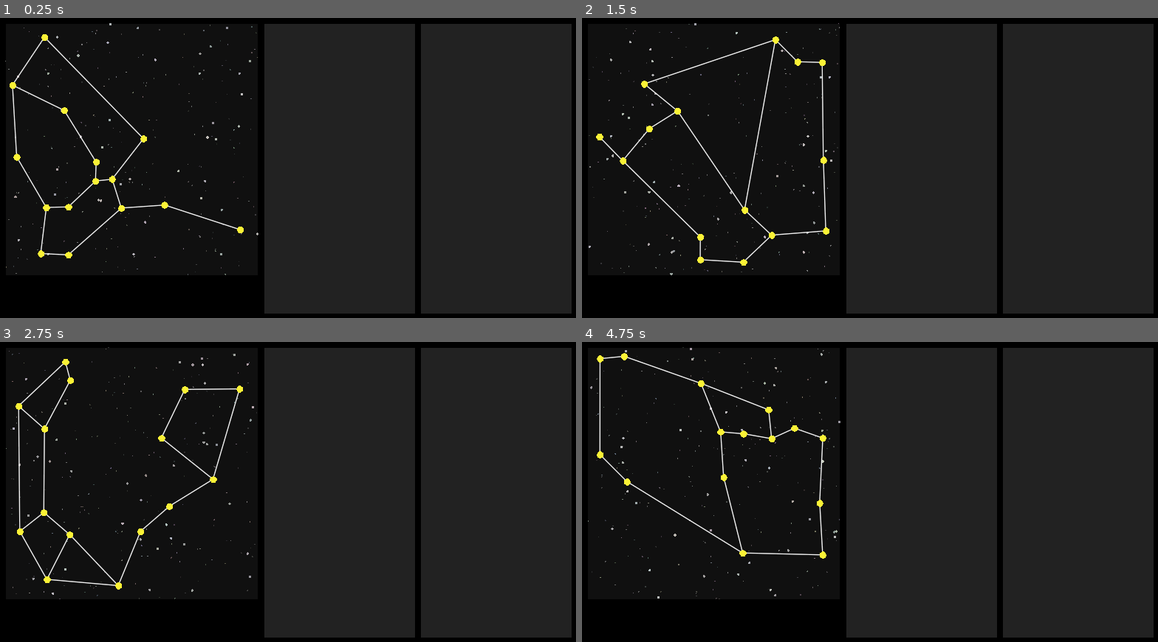
Above: before the commit, frames 1-4 (two rows, left to right).
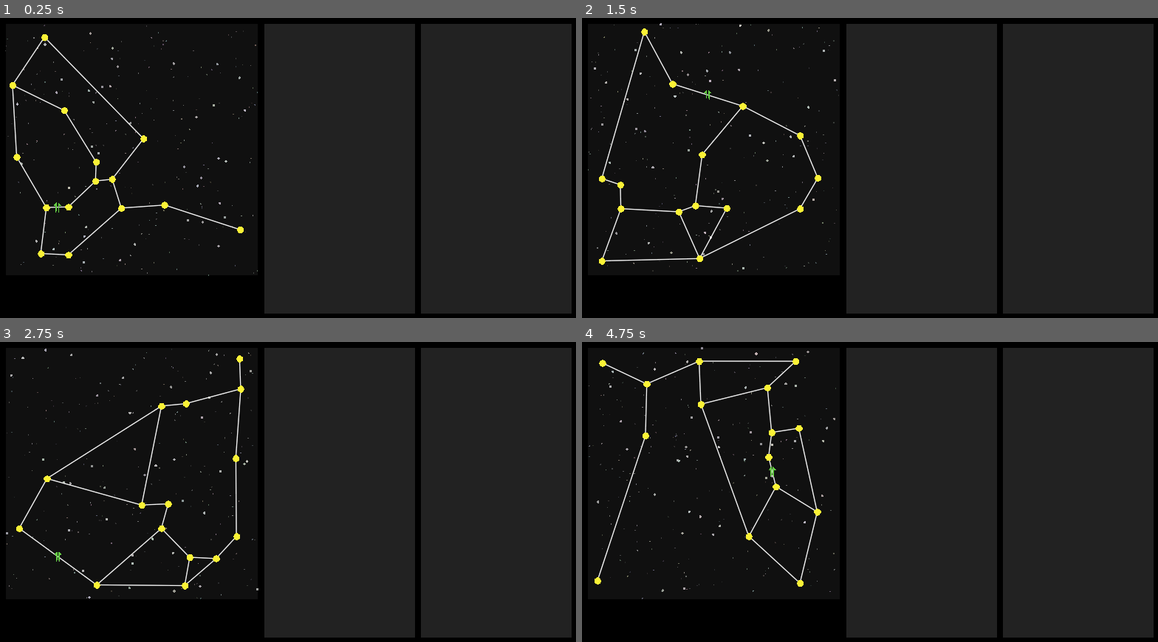
Above: after the commit, the same moments.

Repository: riidom/StarText_Adventures
Game: Godot game, scene res://Main/__GAME__.tscn
Two runs of this game, one before a commit and one after it. Both use one fixed random seed, a clock stepped at 60 frames per second and the inputs below.
Inputs (mouse positions are in pixels of both pictures, inside the frame that each line leads up to):
- Up to frame 1 (0.25 s): no input
- Up to frame 2 (1.5 s): tap Enter (ui_accept) at 0.5, 0.77, 1.25 s; move the mouse to (1002, 153) at 0.52 s; move the mouse to (754, 183) at 1.27 s
- Up to frame 3 (2.75 s): tap Enter (ui_accept) at 1.52, 2 s; move the mouse to (345, 423) at 2.02 s
- Up to frame 4 (4.75 s): tap Enter (ui_accept) at 2.75, 3.02, 3.5, 3.77, 4.25, 4.52 s; move the mouse to (841, 555) at 2.77 s; move the mouse to (1048, 540) at 3.52 s; move the mouse to (691, 447) at 4.27 s

The runs differ from the first frame. In frame 1, 0.5% of the frame differs, in the area x 0-45%, y 1-86%; in frame 2, 2.8%, in the area x 1-45%, y 1-86%; in frame 3, 2.8%; in frame 4, 2.7%.

Commit message:
player position + indicator

Diff:
--- /dev/null
+++ b/Main/__GAME__.gd
@@ -0,0 +1,27 @@
+extends Control
+
+
+onready var Starmap = $MainUI/HBoxContainer/StarMapContainer/Starmap
+
+onready var StarsFolder = $MainUI/HBoxContainer/StarMapContainer/Starmap/StarsFolder
+var StarsArray := []
+onready var StarlanesFolder = $MainUI/HBoxContainer/StarMapContainer/Starmap/StarlanesFolder
+var StarlanesArray := []
+
+onready var Player = $Player
+
+signal player_location_updated(location)
+
+
+func _ready() -> void:
+	for s in StarsFolder.get_children(): StarsArray.append(s)
+	for l in StarlanesFolder.get_children(): StarlanesArray.append(l)
+
+				# warning-ignore:return_value_discarded
+	self.connect("player_location_updated", Starmap, "on_player_location_updated")
+
+	# set player to random star at beginning
+	Player.on_station = true
+	Player.current_location = StarlanesArray[randi() % StarlanesArray.size()]
+	print("Player is on " + Player.current_location.name)
+	emit_signal("player_location_updated", Player.current_location)
--- a/Main/__GAME__.tscn
+++ b/Main/__GAME__.tscn
@@ -1,13 +1,16 @@
-[gd_scene load_steps=5 format=2]
+[gd_scene load_steps=7 format=2]
 
 [ext_resource path="res://Starmap/Starmap.tscn" type="PackedScene" id=1]
 [ext_resource path="res://UI/SpaceGrotesk-Bold_16px.tres" type="DynamicFont" id=2]
 [ext_resource path="res://UI/SpaceGrotesk-Normal_16px.tres" type="DynamicFont" id=3]
 [ext_resource path="res://Main/StarMapContainer.gd" type="Script" id=4]
+[ext_resource path="res://Player/Player.gd" type="Script" id=5]
+[ext_resource path="res://Main/__GAME__.gd" type="Script" id=6]
 
 [node name="__GAME__" type="Control"]
 anchor_right = 1.0
 anchor_bottom = 1.0
+script = ExtResource( 6 )
 __meta__ = {
 "_edit_use_anchors_": false
 }
@@ -22,7 +25,7 @@
 "_edit_use_anchors_": false
 }
 
-[node name="MarginContainer" type="MarginContainer" parent="."]
+[node name="MainUI" type="MarginContainer" parent="."]
 anchor_right = 1.0
 anchor_bottom = 1.0
 custom_constants/margin_right = 20
@@ -33,7 +36,7 @@
 "_edit_use_anchors_": false
 }
 
-[node name="HBoxContainer" type="HBoxContainer" parent="MarginContainer"]
+[node name="HBoxContainer" type="HBoxContainer" parent="MainUI"]
 margin_left = 20.0
 margin_top = 20.0
 margin_right = 940.0
@@ -43,15 +46,15 @@
 "_edit_use_anchors_": false
 }
 
-[node name="StarMapContainer" type="Container" parent="MarginContainer/HBoxContainer"]
+[node name="StarMapContainer" type="Container" parent="MainUI/HBoxContainer"]
 margin_right = 410.0
 margin_bottom = 472.0
 rect_min_size = Vector2( 410, 410 )
 script = ExtResource( 4 )
 
-[node name="Starmap" parent="MarginContainer/HBoxContainer/StarMapContainer" instance=ExtResource( 1 )]
+[node name="Starmap" parent="MainUI/HBoxContainer/StarMapContainer" instance=ExtResource( 1 )]
 
-[node name="TextLeft" type="ColorRect" parent="MarginContainer/HBoxContainer"]
+[node name="TextLeft" type="ColorRect" parent="MainUI/HBoxContainer"]
 margin_left = 420.0
 margin_right = 665.0
 margin_bottom = 472.0
@@ -62,7 +65,7 @@
 "_edit_use_anchors_": false
 }
 
-[node name="Margin" type="MarginContainer" parent="MarginContainer/HBoxContainer/TextLeft"]
+[node name="Margin" type="MarginContainer" parent="MainUI/HBoxContainer/TextLeft"]
 anchor_right = 1.0
 anchor_bottom = 1.0
 size_flags_vertical = 3
@@ -74,7 +77,7 @@
 "_edit_use_anchors_": false
 }
 
-[node name="RichTextLabel" type="RichTextLabel" parent="MarginContainer/HBoxContainer/TextLeft/Margin"]
+[node name="RichTextLabel" type="RichTextLabel" parent="MainUI/HBoxContainer/TextLeft/Margin"]
 margin_left = 10.0
 margin_top = 10.0
 margin_right = 235.0
@@ -89,7 +92,7 @@
 "_edit_use_anchors_": false
 }
 
-[node name="TextRight" type="ColorRect" parent="MarginContainer/HBoxContainer"]
+[node name="TextRight" type="ColorRect" parent="MainUI/HBoxContainer"]
 margin_left = 675.0
 margin_right = 920.0
 margin_bottom = 472.0
@@ -100,7 +103,7 @@
 "_edit_use_anchors_": false
 }
 
-[node name="Margin" type="MarginContainer" parent="MarginContainer/HBoxContainer/TextRight"]
+[node name="Margin" type="MarginContainer" parent="MainUI/HBoxContainer/TextRight"]
 anchor_right = 1.0
 anchor_bottom = 1.0
 size_flags_vertical = 3
@@ -112,7 +115,7 @@
 "_edit_use_anchors_": false
 }
 
-[node name="RichTextLabel" type="RichTextLabel" parent="MarginContainer/HBoxContainer/TextRight/Margin"]
+[node name="RichTextLabel" type="RichTextLabel" parent="MainUI/HBoxContainer/TextRight/Margin"]
 margin_left = 10.0
 margin_top = 10.0
 margin_right = 235.0
@@ -126,3 +129,6 @@
 __meta__ = {
 "_edit_use_anchors_": false
 }
+
+[node name="Player" type="Node2D" parent="."]
+script = ExtResource( 5 )
--- /dev/null
+++ b/Player/Player.gd
@@ -0,0 +1,9 @@
+extends Node2D
+
+
+var on_station := true
+var current_location = null # Star or Lane
+
+
+func _ready() -> void:
+	pass
--- a/Starmap/Star.gd
+++ b/Starmap/Star.gd
@@ -1,5 +1,6 @@
 extends Node2D
 class_name Star
+func get_class() -> String: return "Star"
 
 
 enum {V, C, SC} # for generate_names(): vowel, consonant, support-consonant
--- a/Starmap/Starlane.gd
+++ b/Starmap/Starlane.gd
@@ -1,5 +1,6 @@
 extends Line2D
 class_name Starlane
+func get_class() -> String:	return "Starlane"
 
 
 var star_1: Star = null
@@ -7,11 +8,15 @@
 
 
 func init(s1, s2) -> void:
+	position = Vector2(
+		int(round((s1.position.x + s2.position.x) / 2)),
+		int(round((s1.position.y + s2.position.y) / 2))
+	)
 	star_1 = s1
 	star_2 = s2
 	name = star_1.name + "__" + star_2.name
-	add_point(star_1.position)
-	add_point(star_2.position)
+	add_point(star_1.position - position)
+	add_point(star_2.position - position)
 
 
 func get_other_side(star: Star) -> Star:
--- a/Starmap/Starlane.tscn
+++ b/Starmap/Starlane.tscn
@@ -3,6 +3,7 @@
 [ext_resource path="res://Starmap/Starlane.gd" type="Script" id=1]
 
 [node name="Starlane" type="Line2D"]
+position = Vector2( 50, 50 )
 width = 0.5
 default_color = Color( 1, 1, 1, 0.627451 )
 antialiased = true
--- a/Starmap/Starmap.gd
+++ b/Starmap/Starmap.gd
@@ -16,6 +16,10 @@
 var sector_size := 35 # in pixels
 var sector_padding := round(sector_size / 15.0) # dont place stars closer than # px to sector border
 var map_px_size := map_size.x * sector_size
+
+onready var PlayerIndicator = $PlayerIndicator
+var player_on_star_icon = preload("res://Starmap/player_indicator_star.png")
+var player_on_lane_icon = preload("res://Starmap/player_indicator_lane.png")
 
 
 func _ready() -> void:
@@ -27,7 +31,6 @@
 	seed(init_seed)
 	map_px_size = min(get_viewport_rect().size.x, get_viewport_rect().size.y) * 0.8
 	$ColorRect.rect_size = Vector2(map_px_size, map_px_size)
-
 	init_map()
 
 
@@ -194,5 +197,12 @@
 	map_px_size = min(get_viewport_rect().size.x, get_viewport_rect().size.y) * 0.8
 	$ColorRect.rect_size = Vector2(map_px_size, map_px_size)
 	sector_size = int(map_px_size / map_size.x) # in pixels
-	prints(map_px_size, sector_size)
 	sector_padding = round(sector_size / 15.0)
+
+
+func on_player_location_updated(location):
+	PlayerIndicator.position = location.position
+	if location.get_class() == "Star":
+		PlayerIndicator.texture = player_on_star_icon
+	elif location.get_class() == "Starlane":
+		PlayerIndicator.texture = player_on_lane_icon
--- a/Starmap/Starmap.tscn
+++ b/Starmap/Starmap.tscn
@@ -30,4 +30,6 @@
 __meta__ = {
 "_edit_use_anchors_": false
 }
+
+[node name="PlayerIndicator" type="Sprite" parent="."]
 [connection signal="resized" from="ColorRect" to="." method="_on_ColorRect_resized"]
Binary file added: Starmap/player_indicator_lane.png
Not shown, added: Starmap/player_indicator_lane.png.import
Binary file added: Starmap/player_indicator_star.png
Not shown, added: Starmap/player_indicator_star.png.import
